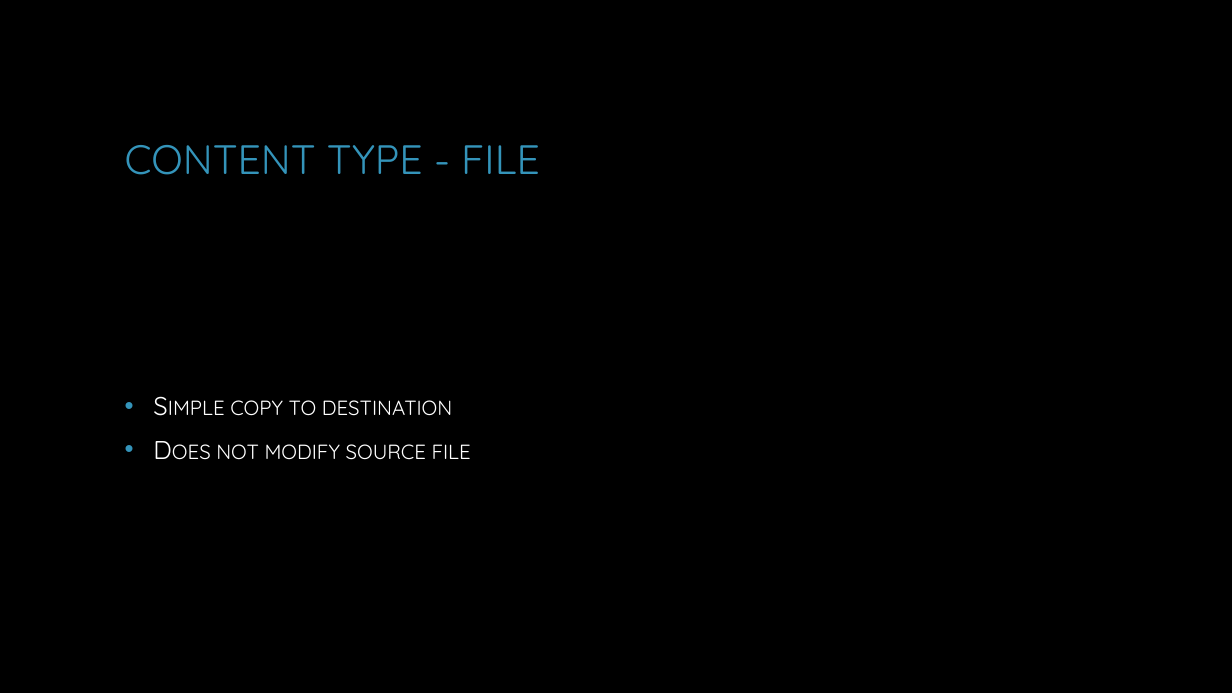
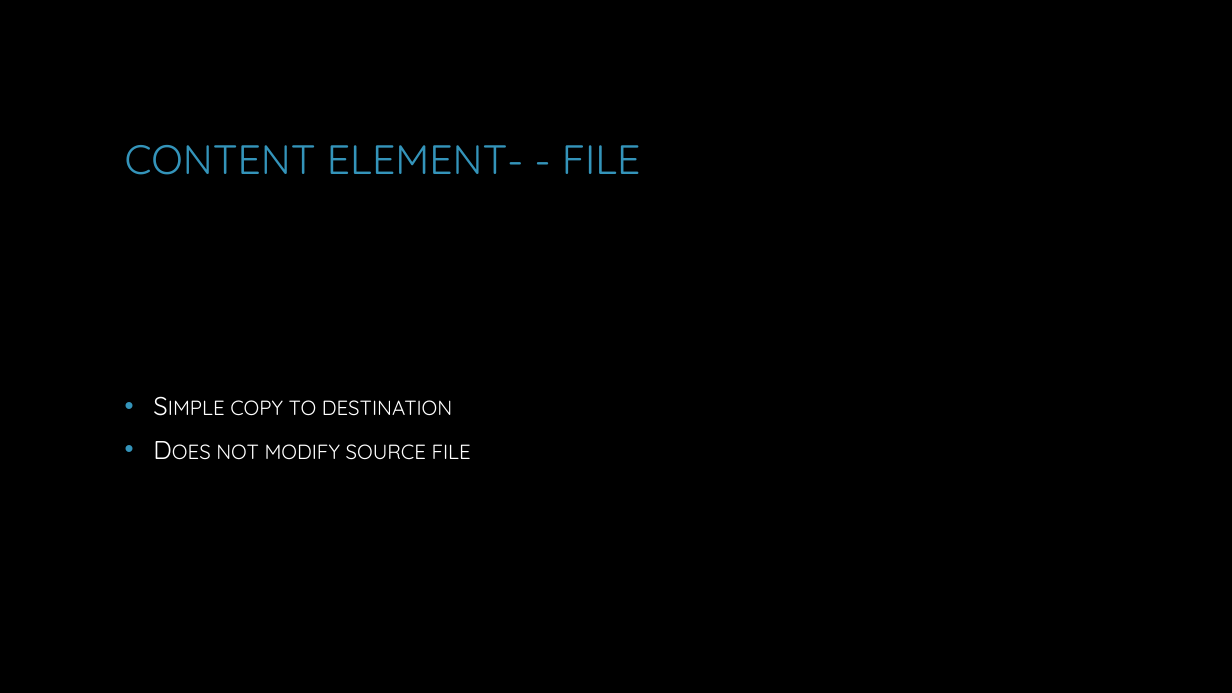
Before and after one commit to dchristian3188/DemoWorkingWithPlaster, a slide deck: slide 18 of Working with Plaster.pptx. Drawn at 1232x693 pixels with LibreOffice and Linux fonts; fonts in the diff are those of the drawing; background and template pictures are left out. Boxes give left, top, right and bottom in pixels: in the first picture for what was removed or moved away, otherwise in the second. Text is boxed around its words. In the diff, an @@ line names an element or a change of style, - is before the commit and + after.

```diff
--- a/Working with Plaster.pptx
+++ b/Working with Plaster.pptx
@@ title at (125, 145, 641, 175): text changed @@
-CONTENT TYPE - FILE
+CONTENT ELEMENT- - FILE
```
Also in this commit, not shown: 6 other slides changed, 2 slides added, 5 other files.
